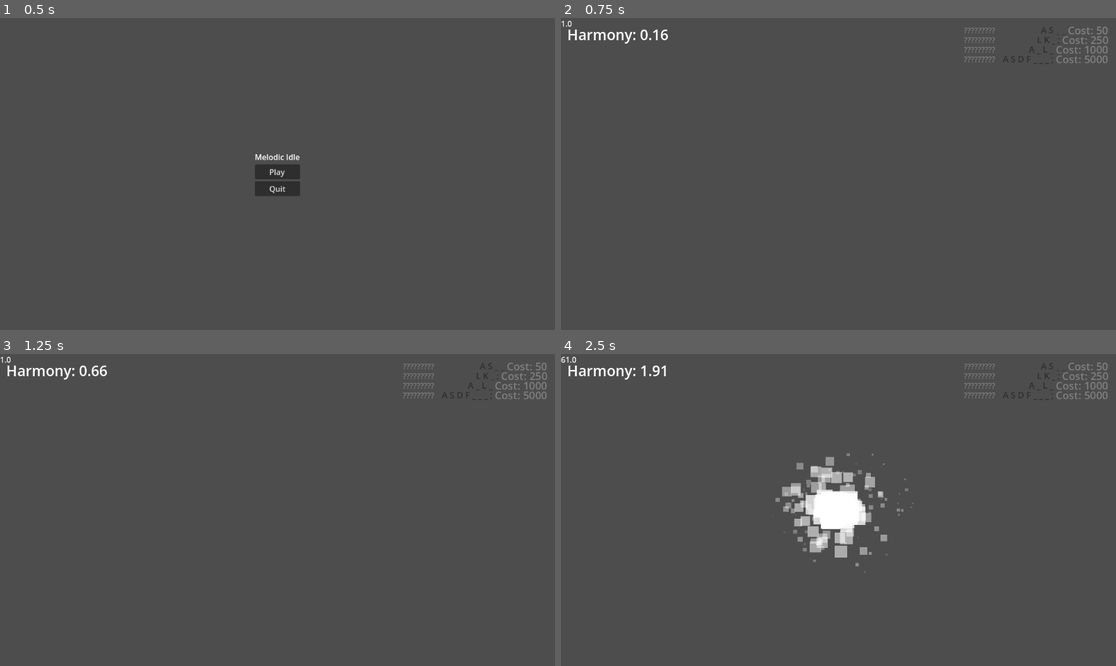
Above: before the commit, frames 1-4 (two rows, left to right).
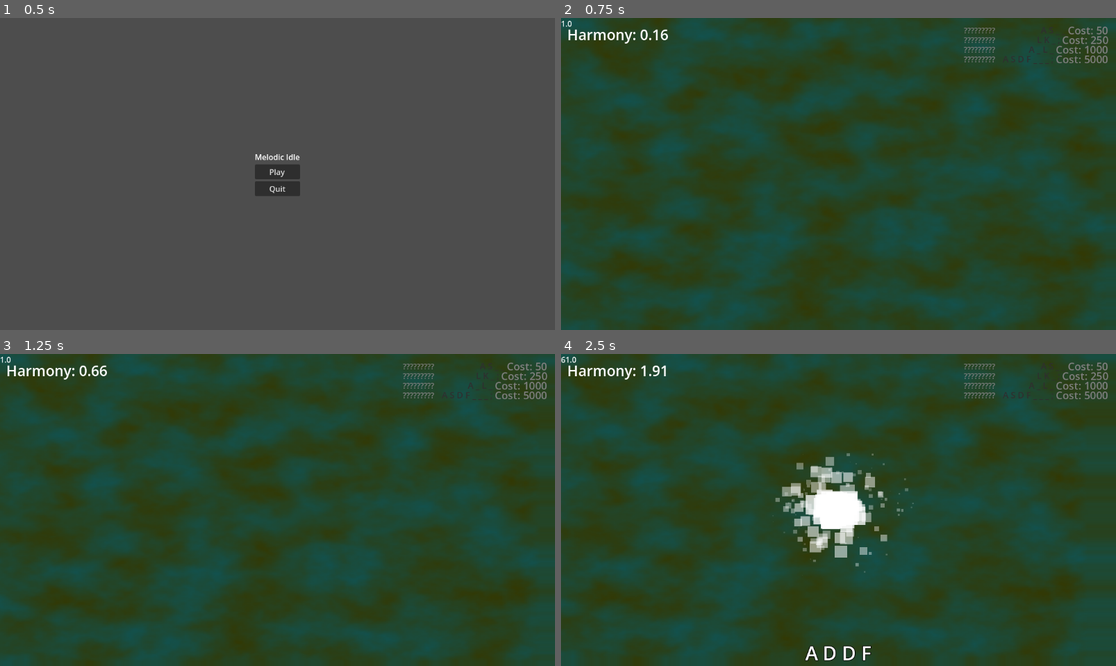
Above: after the commit, the same moments.

Repository: zKawaiiKittyz/Melodic-Idle
Game: Godot game, scene res://groups/scenes/main menu/main_menu.tscn
Same seed, same stepped clock (60 frames per second), same inputs: the game is played once before the commit and once after it.
Inputs:
- Up to frame 1 (0.5 s): no input
- Up to frame 2 (0.75 s): click "Play" at 0.5 s
- Up to frame 3 (1.25 s): no input
- Up to frame 4 (2.5 s): tap Enter at 1.25 s; tap A (A) at 1.35 s; tap D (D) at 1.55, 2.1 s; tap F (F) at 2.3 s

Frame 1 is identical in both runs. In frame 2, 99% of the frame differs, in the area x 0-100%, y 0-100%; in frame 3, 99%; in frame 4, 97%.

Commit message:
SFX, Timeout, Background
I added an SFX audio bus for future options. I added a combo timeout that resets the combo after some time and also a visual indicator of hitting a combo and their combo expiring from them not pressing inputs for a while. I also used a shader to try to make a background. All in all feels pretty buggy, might need to go over it all a few more times to not be buggy, haha

Diff:
--- /dev/null
+++ b/melodic-idle-mew/default_bus_layout.tres
@@ -0,0 +1,9 @@
+[gd_resource type="AudioBusLayout" format=3 uid="uid://b57idfqwu4y5e"]
+
+[resource]
+bus/1/name = &"SFX"
+bus/1/solo = false
+bus/1/mute = false
+bus/1/bypass_fx = false
+bus/1/volume_db = 0.0
+bus/1/send = &"Master"
--- a/melodic-idle-mew/groups/hud/upgrade display row/upgrade_display_row.gd
+++ b/melodic-idle-mew/groups/hud/upgrade display row/upgrade_display_row.gd
@@ -14,7 +14,7 @@
 
 
 static func create_upgrade_rows() -> void:
-	for combo in Combo.list:
+	for _combo in Combo.list:
 		var row: UpgradeDisplayRow = UPGRADE_DISPLAY_ROW_SCENE.instantiate()
 		Main.instance.upgrades_display.add_child(row)
 
--- a/melodic-idle-mew/groups/scenes/main/main.gd
+++ b/melodic-idle-mew/groups/scenes/main/main.gd
@@ -33,6 +33,7 @@
 var harmony_per_second: float = 1.0
 var sequence: Array[Key] = []
 var current_instrument_color: Color = Color.WHITE
+var sequence_tween: Tween
 var harmony: float = 0.0:
 	set = set_harmony
 
@@ -41,6 +42,8 @@
 @onready var combo_unlock_particles: GPUParticles2D = %ComboUnlockParticles
 @onready var fps_label: Label = %FPSLabel
 @onready var upgrades_display: VBoxContainer = %UpgradesDisplay
+@onready var combo_reset_timer: Timer = %ComboResetTimer
+@onready var sequence_label: Label = %SequenceLabel
 
 
 #region Static
@@ -115,6 +118,21 @@
 			break
 
 
+func _on_combo_reset_timer_timeout() -> void:
+	if sequence.is_empty():
+		return
+
+	var tween := create_tween()
+	tween.tween_property(sequence_label, "modulate", Color.CRIMSON, 0.2)
+	tween.tween_property(sequence_label, "modulate:a", 0.0, 0.3)
+
+	await tween.finished
+
+	print("Sequence reset due to timeout.")
+	sequence.clear()
+	_update_sequence_label()
+
+
 #endregion
 
 
@@ -143,10 +161,12 @@
 		sequence.remove_at(0)
 
 	Log.pr("Current sequence:", sequence.map(OS.get_keycode_string))
+	_update_sequence_label()
 
 	_play_key_sound(key)
 	_play_particle_effect()
 	_check_for_combo()
+	combo_reset_timer.start()
 
 
 func _play_key_sound(key: Key) -> void:
@@ -158,20 +178,22 @@
 
 
 func _check_for_combo():
-	for combo: Combo in Combo.list:
-		if combo.sequence_matches(sequence):
-			Log.pr(combo.name, "combo!")
+	for _combo: Combo in Combo.list:
+		if _combo.sequence_matches(sequence):
+			Log.pr(_combo.name, "combo!")
 
 			var can_trigger_combo: bool = (
-					not combo.unlocked
-					and harmony >= combo.cost)
+					not _combo.unlocked
+					and harmony >= _combo.cost)
 
 			if can_trigger_combo:
-				_trigger_combo(combo)
+				_trigger_combo(_combo)
 				break
 
 
 func _trigger_combo(combo: Combo) -> void:
+	combo_reset_timer.start()
+	_play_sequence_success_animation()
 	harmony -= combo.cost
 	harmony_per_second += combo.reward
 	combo.unlocked = true
@@ -186,6 +208,24 @@
 	keypress_particles.emitting = true
 
 
+func _update_sequence_label() -> void:
+	if is_instance_valid(sequence_tween):
+		sequence_tween.kill()
+	var sequence_as_strings = sequence.map(func(key_enum): return OS.get_keycode_string(key_enum))
+	sequence_label.text = " ".join(sequence_as_strings)
+
+	sequence_label.modulate = Color.WHITE
+
+
+func _play_sequence_success_animation() -> void:
+	if is_instance_valid(sequence_tween):
+		sequence_tween.kill()
+
+	sequence_tween = create_tween()
+	sequence_tween.tween_property(sequence_label, "modulate", Color.GOLD, 0.15)
+	sequence_tween.tween_property(sequence_label, "modulate", Color.WHITE, 0.4)
+
+
 #endregion
 
 
@@ -202,9 +242,9 @@
 	config.set_value("PlayerData", "harmony_per_second", harmony_per_second)
 	config.set_value("PlayerData", "instrument_color", current_instrument_color)
 
-	for combo: Combo in Combo.list:
-		var section: String = "Combo_%s" % combo.type
-		config.set_value(section, "unlocked", combo.unlocked)
+	for _combo: Combo in Combo.list:
+		var section: String = "Combo_%s" % _combo.type
+		config.set_value(section, "unlocked", _combo.unlocked)
 
 	var error := config.save(SAVE_PATH)
 	if error != OK:
@@ -231,9 +271,9 @@
 	harmony = config.get_value("PlayerData", "harmony", 0.0)
 	harmony_per_second = config.get_value("PlayerData", "harmony_per_second", 1.0)
 
-	for combo: Combo in Combo.list:
-		var section: String = "Combo_%s" % combo.type
-		combo.unlocked = config.get_value(section, "unlocked", false)
+	for _combo: Combo in Combo.list:
+		var section: String = "Combo_%s" % _combo.type
+		_combo.unlocked = config.get_value(section, "unlocked", false)
 
 	#_update_upgrades_display()
 
--- /dev/null
+++ b/melodic-idle-mew/groups/scenes/main/main.gdshader
@@ -0,0 +1,7 @@
+shader_type canvas_item;
+
+void fragment() {
+    vec2 scrolled_uv = UV + vec2(TIME * 0.02, TIME * 0.01);
+
+    COLOR = texture(TEXTURE, scrolled_uv);
+}
--- a/melodic-idle-mew/groups/scenes/main/main.tscn
+++ b/melodic-idle-mew/groups/scenes/main/main.tscn
@@ -1,6 +1,21 @@
-[gd_scene load_steps=11 format=3 uid="uid://dhwj74og5vhbq"]
+[gd_scene load_steps=16 format=3 uid="uid://dhwj74og5vhbq"]
 
 [ext_resource type="Script" uid="uid://c8mvylg0g5q2k" path="res://groups/scenes/main/main.gd" id="1_o5qli"]
+[ext_resource type="Shader" uid="uid://4m3hepw1esri" path="res://groups/scenes/main/main.gdshader" id="2_0nixb"]
+
+[sub_resource type="ShaderMaterial" id="ShaderMaterial_u2crk"]
+shader = ExtResource("2_0nixb")
+
+[sub_resource type="Gradient" id="Gradient_0nixb"]
+colors = PackedColorArray(0.0723002, 0.322749, 0.313223, 1, 0.202367, 0.220611, 0.0103189, 1)
+
+[sub_resource type="FastNoiseLite" id="FastNoiseLite_0nixb"]
+noise_type = 0
+
+[sub_resource type="NoiseTexture2D" id="NoiseTexture2D_s1l1a"]
+seamless = true
+color_ramp = SubResource("Gradient_0nixb")
+noise = SubResource("FastNoiseLite_0nixb")
 
 [sub_resource type="CanvasTexture" id="CanvasTexture_ig7tw"]
 
@@ -48,6 +63,15 @@
 [node name="Main" type="Node"]
 script = ExtResource("1_o5qli")
 
+[node name="TextureRect" type="TextureRect" parent="."]
+material = SubResource("ShaderMaterial_u2crk")
+anchors_preset = 15
+anchor_right = 1.0
+anchor_bottom = 1.0
+grow_horizontal = 2
+grow_vertical = 2
+texture = SubResource("NoiseTexture2D_s1l1a")
+
 [node name="CanvasLayer" type="CanvasLayer" parent="."]
 
 [node name="HarmonyLabel" type="Label" parent="CanvasLayer"]
@@ -63,6 +87,22 @@
 unique_name_in_owner = true
 offset_right = 40.0
 offset_bottom = 23.0
+
+[node name="SequenceLabel" type="Label" parent="CanvasLayer"]
+unique_name_in_owner = true
+anchors_preset = 7
+anchor_left = 0.5
+anchor_top = 1.0
+anchor_right = 0.5
+anchor_bottom = 1.0
+offset_left = -20.0
+offset_top = -23.0
+offset_right = 20.0
+grow_horizontal = 2
+grow_vertical = 0
+theme_override_colors/font_outline_color = Color(0, 0, 0, 1)
+theme_override_constants/outline_size = 5
+theme_override_font_sizes/font_size = 40
 
 [node name="CenterScreen" type="Control" parent="CanvasLayer"]
 layout_mode = 3
@@ -101,3 +141,10 @@
 offset_right = 876.0
 offset_bottom = 65.0
 theme_override_constants/separation = 20
+
+[node name="ComboResetTimer" type="Timer" parent="."]
+unique_name_in_owner = true
+wait_time = 1.5
+one_shot = true
+
+[connection signal="timeout" from="ComboResetTimer" to="." method="_on_combo_reset_timer_timeout"]
--- a/melodic-idle-mew/groups/sound player/sound_player.tscn
+++ b/melodic-idle-mew/groups/sound player/sound_player.tscn
@@ -3,4 +3,5 @@
 [ext_resource type="Script" uid="uid://cq3jp2eikqbng" path="res://groups/sound player/sound_player.gd" id="1_j71by"]
 
 [node name="SoundPlayer" type="AudioStreamPlayer"]
+bus = &"SFX"
 script = ExtResource("1_j71by")
Not shown, added: melodic-idle-mew/groups/scenes/main/main.gdshader.uid
